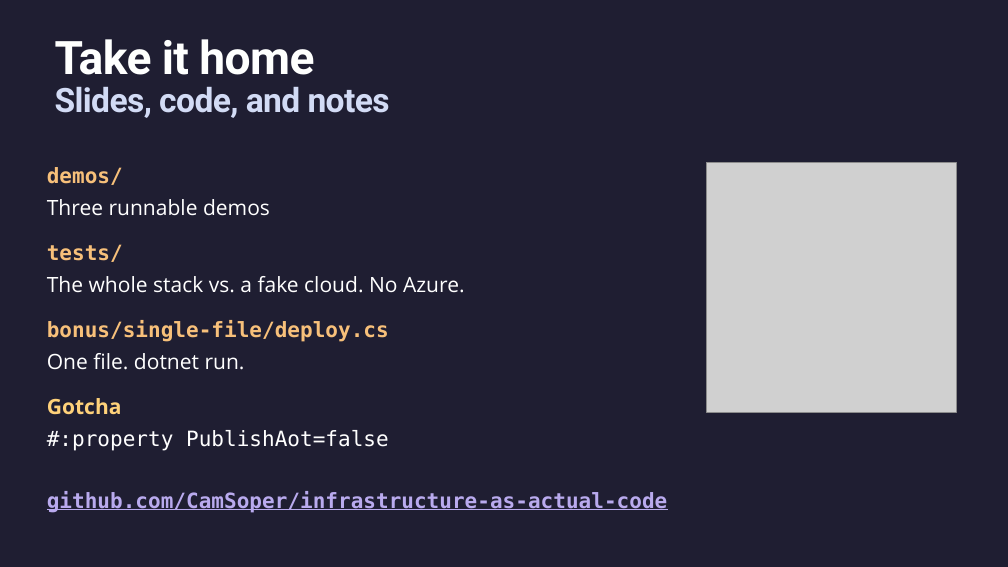
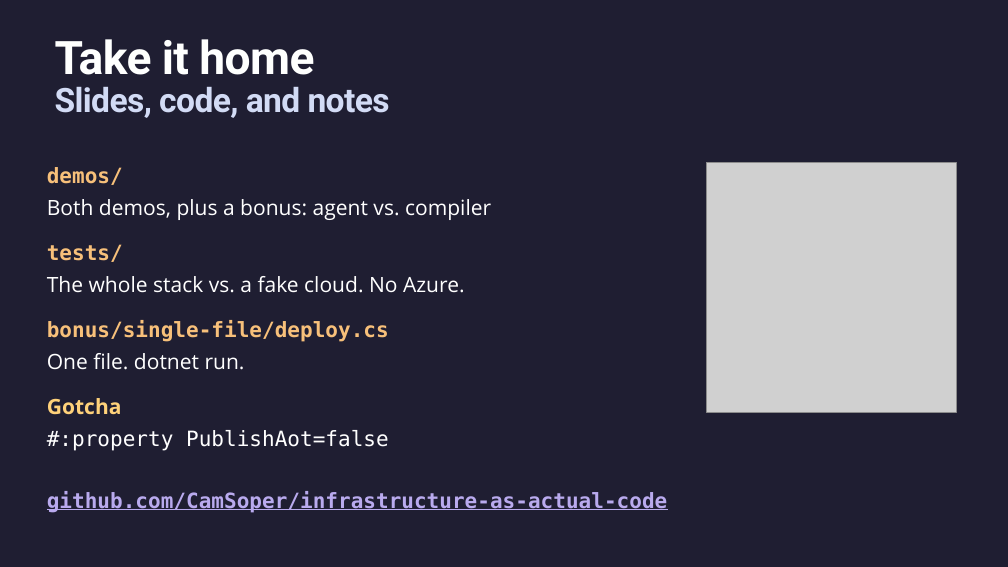
Before and after one commit to CamSoper/infrastructure-as-actual-code, a slide deck: slide 14 of slides/infrastructure-as-actual-code.pptx (slide 15 before the commit). Drawn at 1008x567 pixels with LibreOffice and Linux fonts; fonts in the diff are those of the drawing; grey boxes stand for pictures. Boxes give left, top, right and bottom in pixels: in the first picture for what was removed or moved away, otherwise in the second. Text is boxed around its words. In the diff, an @@ line names an element or a change of style, - is before the commit and + after.

```diff
--- a/slides/infrastructure-as-actual-code.pptx
+++ b/slides/infrastructure-as-actual-code.pptx
@@ text at (47, 199, 491, 220): text changed @@
-Three runnable demos
+Both demos, plus a bonus: agent vs. compiler
```
Also in this commit, not shown: 1 slide removed, 4 other files.
